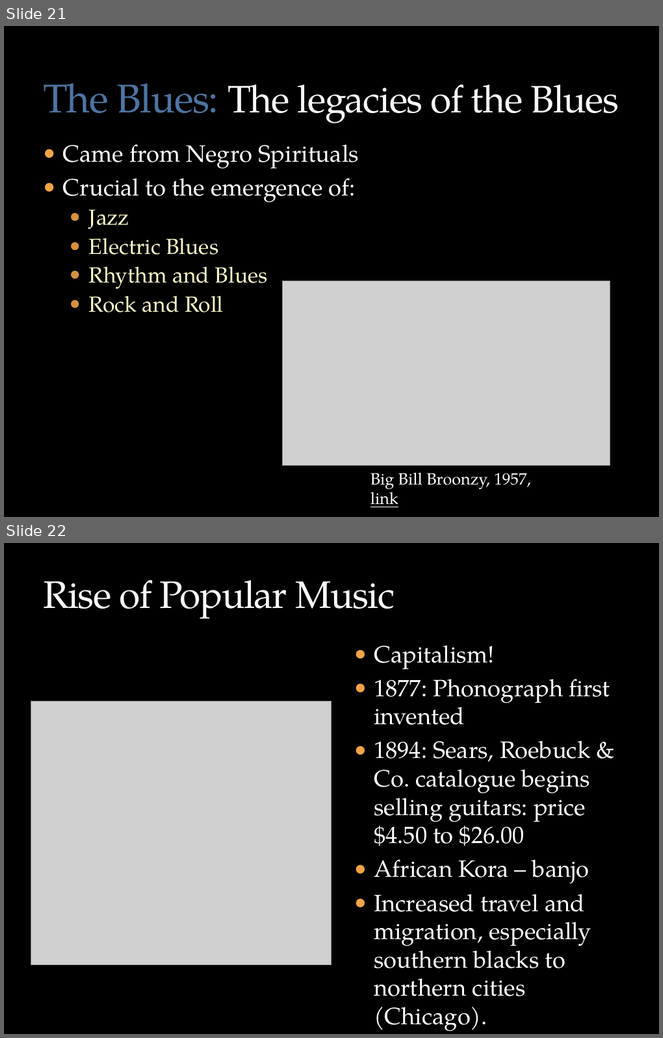
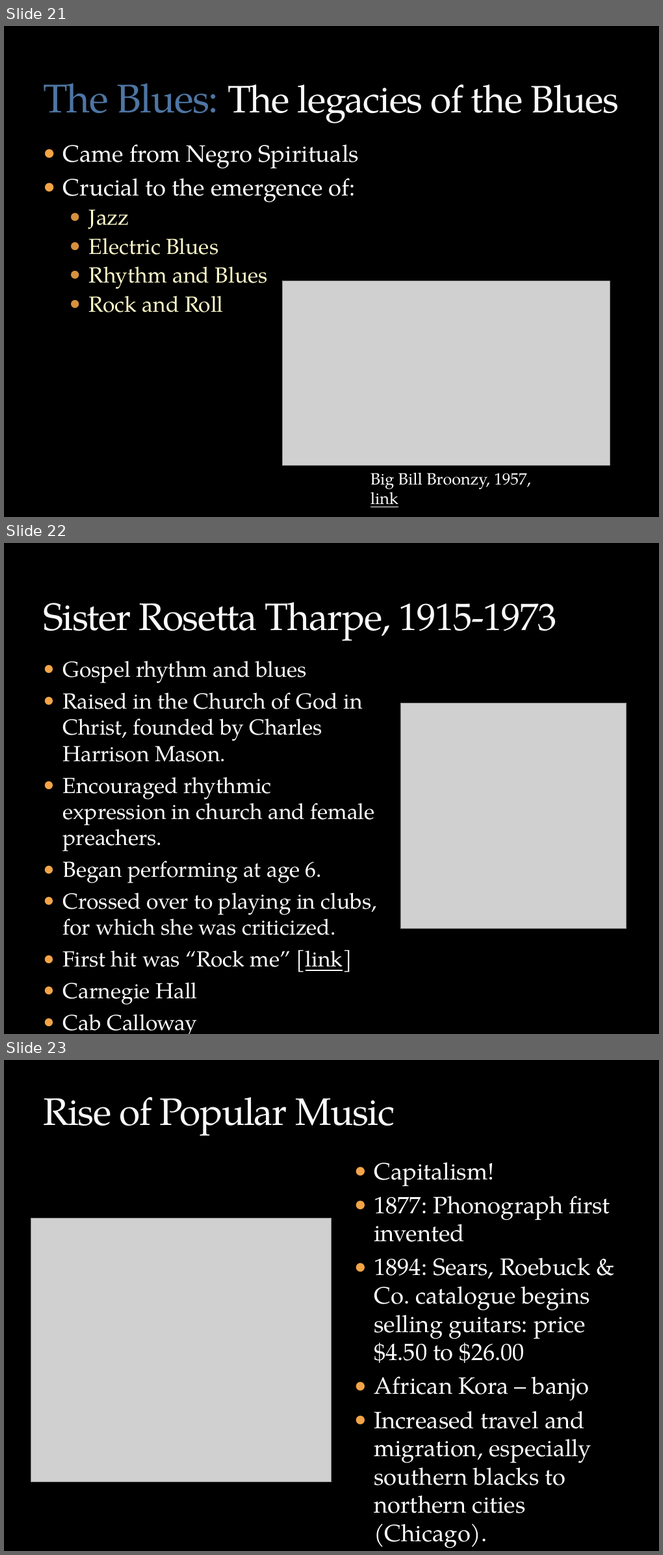
Before and after one commit to mrbaker1917/website, a slide deck: HSTR121/ppts/History_Rock_Intro.pptx. Shown one above the other, each under a label of ours: slides 21 and 22 before the commit, slides 21, 22 and 23 after it. The pictures are 663x1038 and 663x1555 pixels, drawn with LibreOffice and Linux fonts; fonts in the diff are those of the drawing; grey boxes stand for pictures; background and template pictures are left out. Boxes give left, top, right and bottom in pixels: in the first picture for what was removed or moved away, otherwise in the second. Text is boxed around its words. In the diff, an @@ line names an element or a change of style, - is before the commit and + after.

```diff
--- a/HSTR121/ppts/History_Rock_Intro.pptx
+++ b/HSTR121/ppts/History_Rock_Intro.pptx
@@ slide 22 added at <box>4,543,659,1034</box>, background picture (left out) @@
@@ title added at <box>43,602,558,641</box>, 42 pt, text #F9F9F9 @@
+Sister Rosetta Tharpe, 1915-1973
@@ text added at <box>63,661,377,1005</box>, 24.1 pt, text #FFFFFF @@
+● Gospel rhythm and blues
+● Raised in the Church of God in Christ, founded by Charles Harrison Mason.
+● Encouraged rhythmic expression in church and female preachers.
+● Began performing at age 6.
+● Crossed over to playing in clubs, for which she was criticized.
+● First hit was “Rock me” [link]
+● Carnegie Hall
+● Cab Calloway
@@ picture added at <box>401,703,627,928</box> @@
@@ what was slide 22 is now slide 23 @@
```
Also in this commit, not shown: 1 slide changed, 2 other files.
